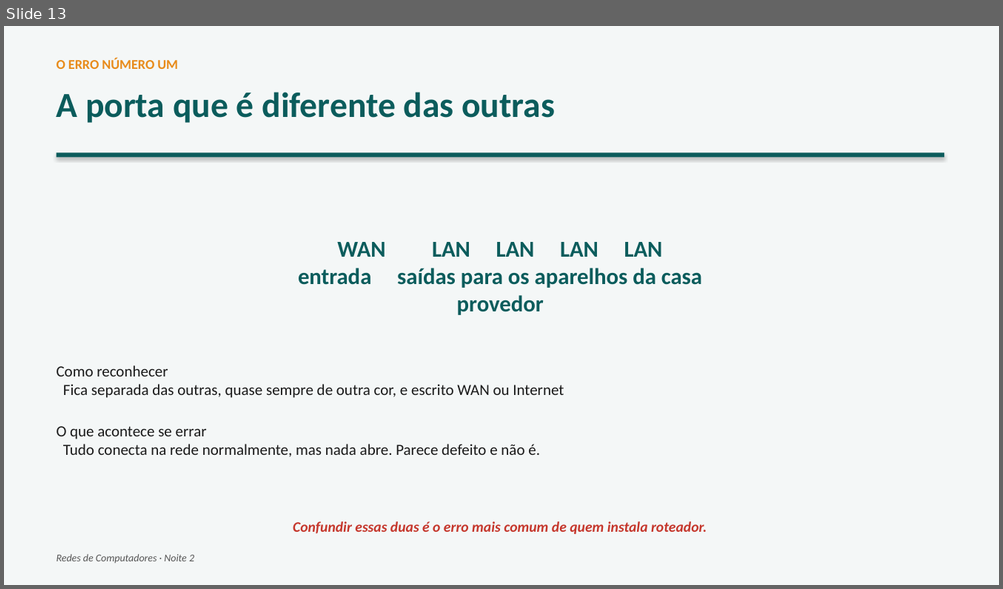
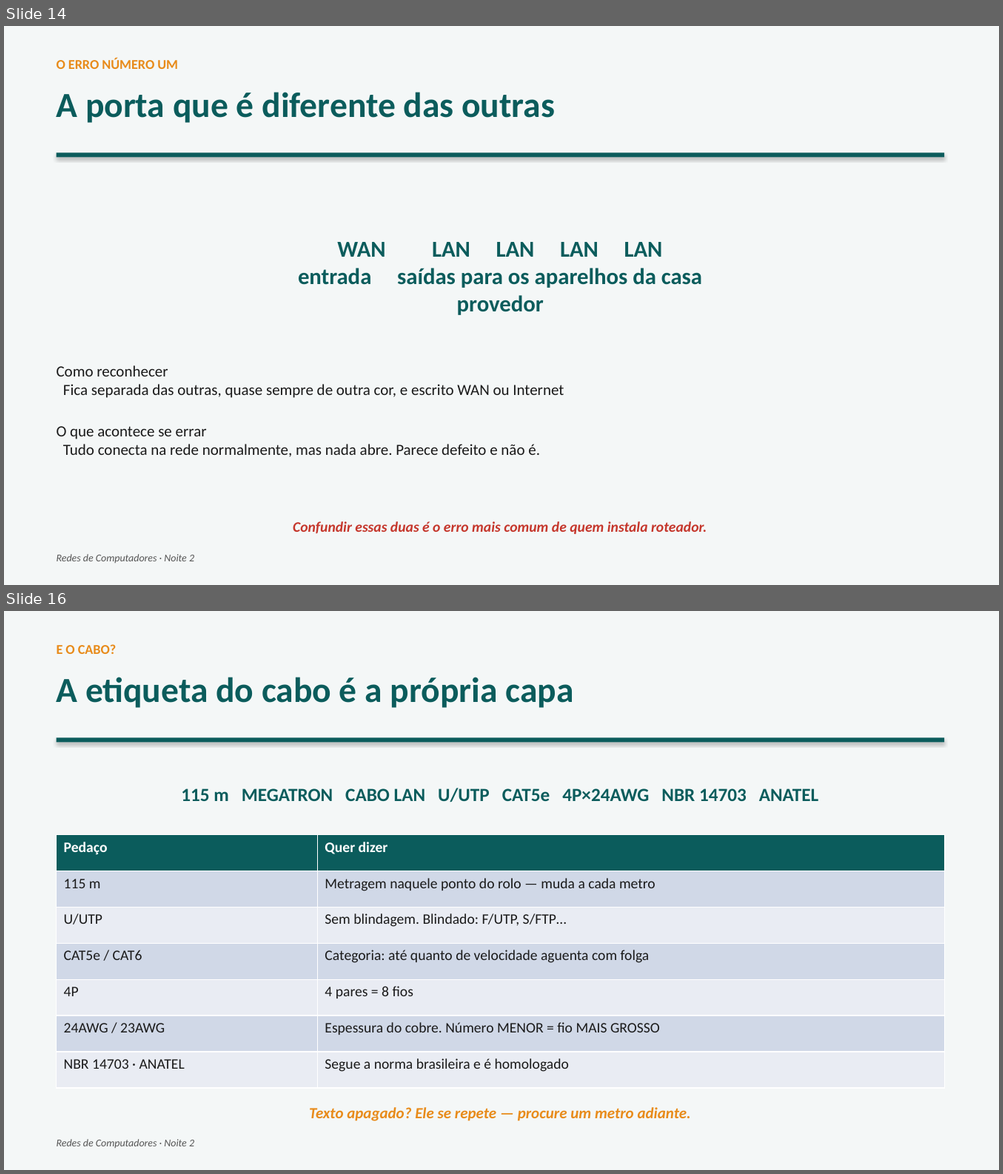
Before and after one commit to joninedel-prog/gerador_contratos, a slide deck: Aula - Redes 2 - Como a internet chega.pptx. Shown one above the other, each under a label of ours: slide 13 before the commit, slides 14 and 16 after it; the slides between them are not shown. The pictures are 1003x589 and 1003x1174 pixels, drawn with LibreOffice and Linux fonts; fonts in the diff are those of the drawing. Boxes give left, top, right and bottom in pixels: in the first picture for what was removed or moved away, otherwise in the second. Text is boxed around its words. In the diff, an @@ line names an element or a change of style, - is before the commit and + after.

```diff
--- a/Aula - Redes 2 - Como a internet chega.pptx
+++ b/Aula - Redes 2 - Como a internet chega.pptx
@@ slide 16 added at box(4, 611, 999, 1170), background #FFFFFF @@
@@ rectangle added at box(4, 611, 999, 1170), fill #F4F7F7 @@
@@ text added at box(57, 644, 116, 654), 13 pt, text #E88B1A, bold @@
+E O CABO?
@@ text added at box(57, 677, 573, 708), 34 pt, text #0B5C5C, bold @@
+A etiqueta do cabo é a própria capa
@@ rectangle added at box(57, 738, 944, 742), fill #0B5C5C @@
@@ text added at box(181, 788, 819, 802), 18 pt, text #0B5C5C, bold @@
+115 m MEGATRON CABO LAN U/UTP CAT5e 4P×24AWG NBR 14703 ANATEL
@@ table added at box(57, 834, 944, 1088), 7 rows, 2 columns @@
+Pedaço | Quer dizer
+115 m | Metragem naquele ponto do rolo — muda a cada metro
+U/UTP | Sem blindagem. Blindado: F/UTP, S/FTP…
+CAT5e / CAT6 | Categoria: até quanto de velocidade aguenta com folga
+4P | 4 pares = 8 fios
+24AWG / 23AWG | Espessura do cobre. Número MENOR = fio MAIS GROSSO
+NBR 14703 · ANATEL | Segue a norma brasileira e é homologado
@@ text added at box(309, 1108, 691, 1122), 15 pt, text #E88B1A, bold, italic @@
+Texto apagado? Ele se repete — procure um metro adiante.
@@ text added at box(57, 1139, 194, 1148), 10 pt, text #555555, italic @@
+Redes de Computadores · Noite 2
@@ what was slide 13 is now slide 14 @@
```
Also in this commit, not shown: 5 slides changed, 4 other slides added, 4 other files.
